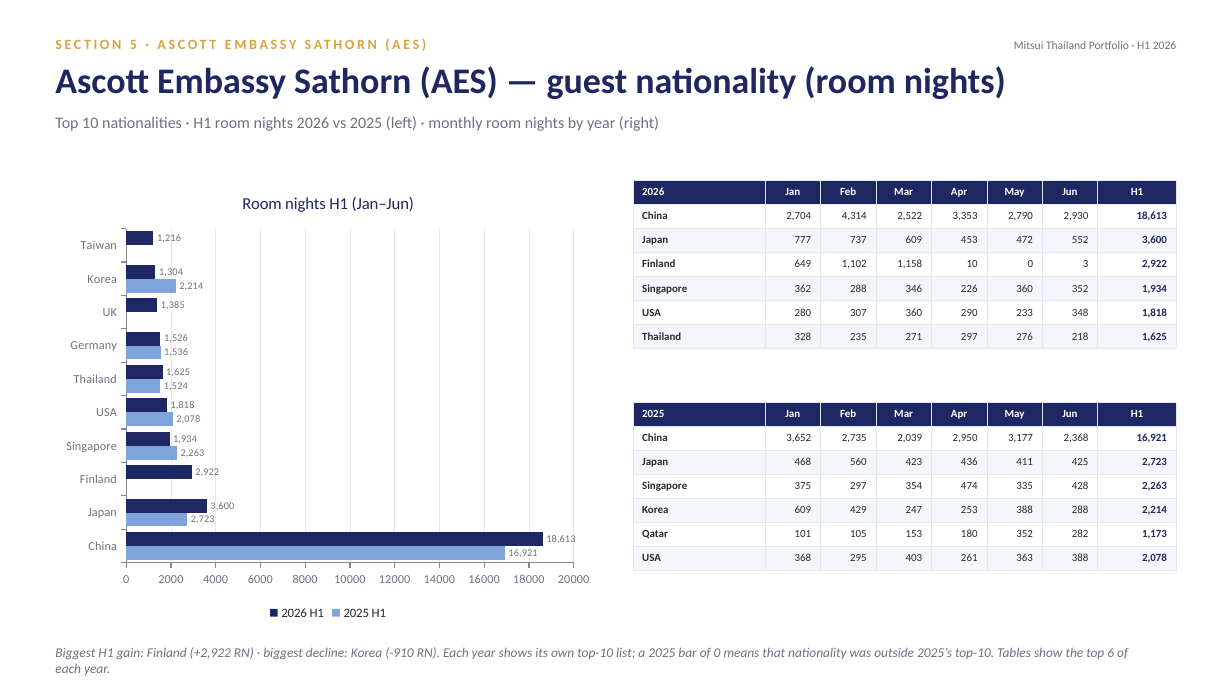
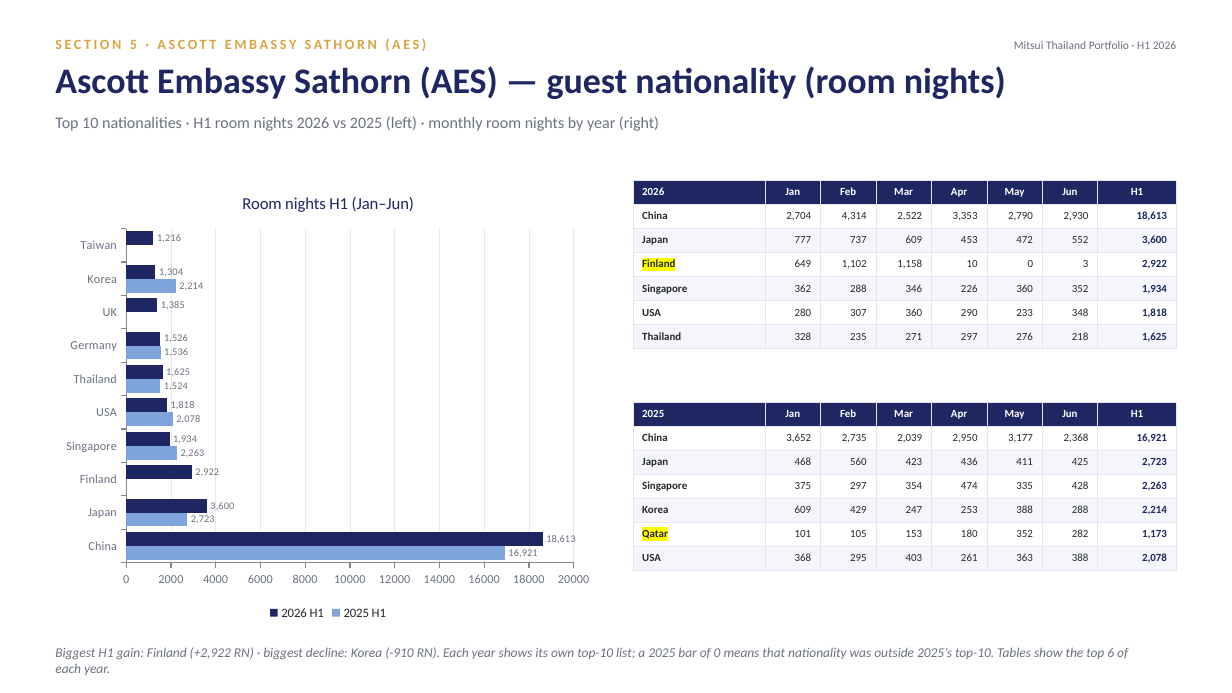
Before and after one commit to Chavin2543/mae-workspace, a slide deck: slide 34 of output/Portfolio_Performance_Report_H1-2026.pptx (slide 36 before the commit). Drawn at 1232x693 pixels with LibreOffice and Linux fonts; fonts in the diff are those of the drawing. Boxes give left, top, right and bottom in pixels: in the first picture for what was removed or moved away, otherwise in the second. Text is boxed around its words. In the diff, an @@ line names an element or a change of style, - is before the commit and + after.

```diff
--- a/output/Portfolio_Performance_Report_H1-2026.pptx
+++ b/output/Portfolio_Performance_Report_H1-2026.pptx
@@ table at (633,180,1177,348) @@
@@ highlight none to #FFFF00 in "Finland" @@
@@ table at (633,402,1177,570) @@
@@ highlight none to #FFFF00 in "Qatar" @@
```
Also in this commit, not shown: 17 other slides changed, 2 slides removed, 1 other file.
